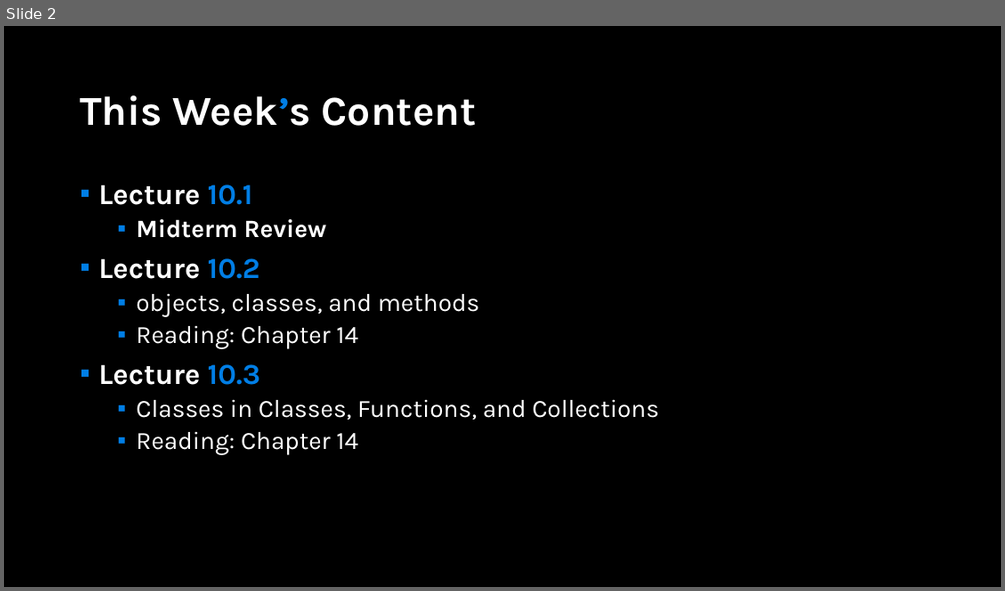
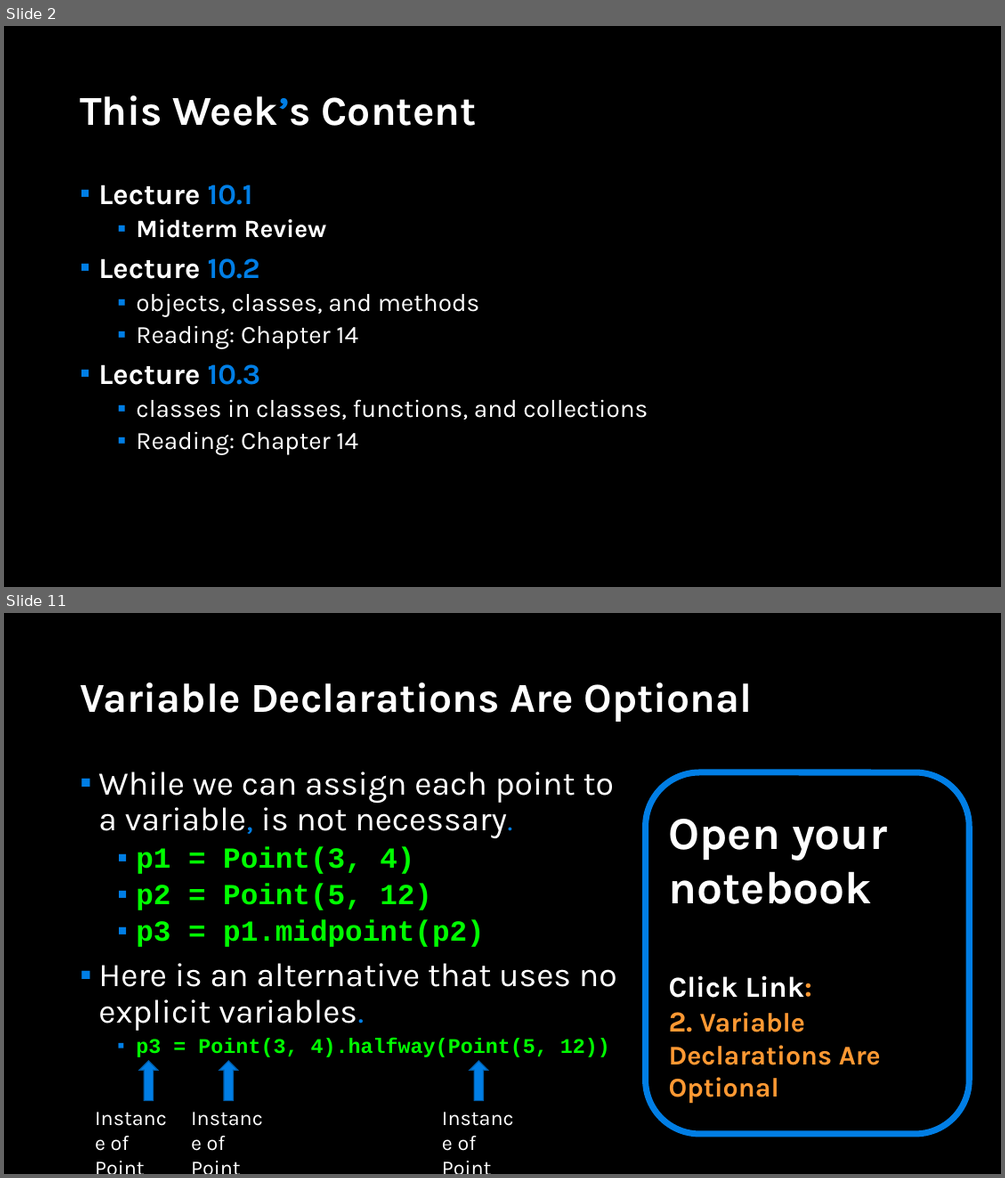
Before and after one commit to APS106/APS106-winter-2022-material, a slide deck: lectures/week10/lecture3/slides/week10_lecture3.pptx. Shown one above the other, each under a label of ours: slide 2 before the commit, slides 2 and 11 after it; the slides between them are not shown. The pictures are 1005x591 and 1005x1178 pixels, drawn with LibreOffice and Linux fonts; fonts in the diff are those of the drawing; background and template pictures are left out. Boxes give left, top, right and bottom in pixels: in the first picture for what was removed or moved away, otherwise in the second. Text is boxed around its words. In the diff, an @@ line names an element or a change of style, - is before the commit and + after.

```diff
--- a/lectures/week10/lecture3/slides/week10_lecture3.pptx
+++ b/lectures/week10/lecture3/slides/week10_lecture3.pptx
@@ slide 11 added at box(4, 613, 1001, 1174), background picture (left out) @@
@@ title added at box(80, 682, 752, 722), 39.6 pt, text #FFFFFF, bold @@
+Variable Declarations Are Optional
@@ text added at box(98, 771, 617, 1057), 32 pt, text #FFFFFF @@
+▪ While we can assign each point to a variable, is not necessary.
+  ▪ p1 = Point(3, 4)
+  ▪ p2 = Point(5, 12)
+  ▪ p3 = p1.midpoint(p2)
+▪ Here is an alternative that uses no explicit variables.
+  ▪ p3 = Point(3, 4).halfway(Point(5, 12))
@@ rounded rectangle added at box(646, 772, 970, 1134), outline #017EE5 6 pt, 26 pt, text #FF9933, bold @@
+Open your notebook
+Click Link:
+2. Variable Declarations Are Optional
@@ down arrow added at box(139, 1061, 158, 1101), fill #017EE5, outline #015DA9 1 pt @@
@@ down arrow added at box(219, 1061, 238, 1101), fill #017EE5, outline #015DA9 1 pt @@
@@ down arrow added at box(469, 1061, 488, 1101), fill #017EE5, outline #015DA9 1 pt @@
@@ text added at box(111, 1135, 129, 1151), 20 pt, text #FFFFFF @@
+Instance of Point
@@ text added at box(207, 1135, 226, 1151), 20 pt, text #FFFFFF @@
+Instance of Point
@@ text added at box(458, 1135, 477, 1151), 20 pt, text #FFFFFF @@
+Instance of Point
@@ slide 2 changed as well @@
@@ text at box(136, 399, 647, 419): text changed @@
-  ▪ Classes in Classes, Functions, and Collections
+  ▪ classes in classes, functions, and collections
```
Also in this commit, not shown: 2 other slides changed, 21 other slides added, 4 other files.
